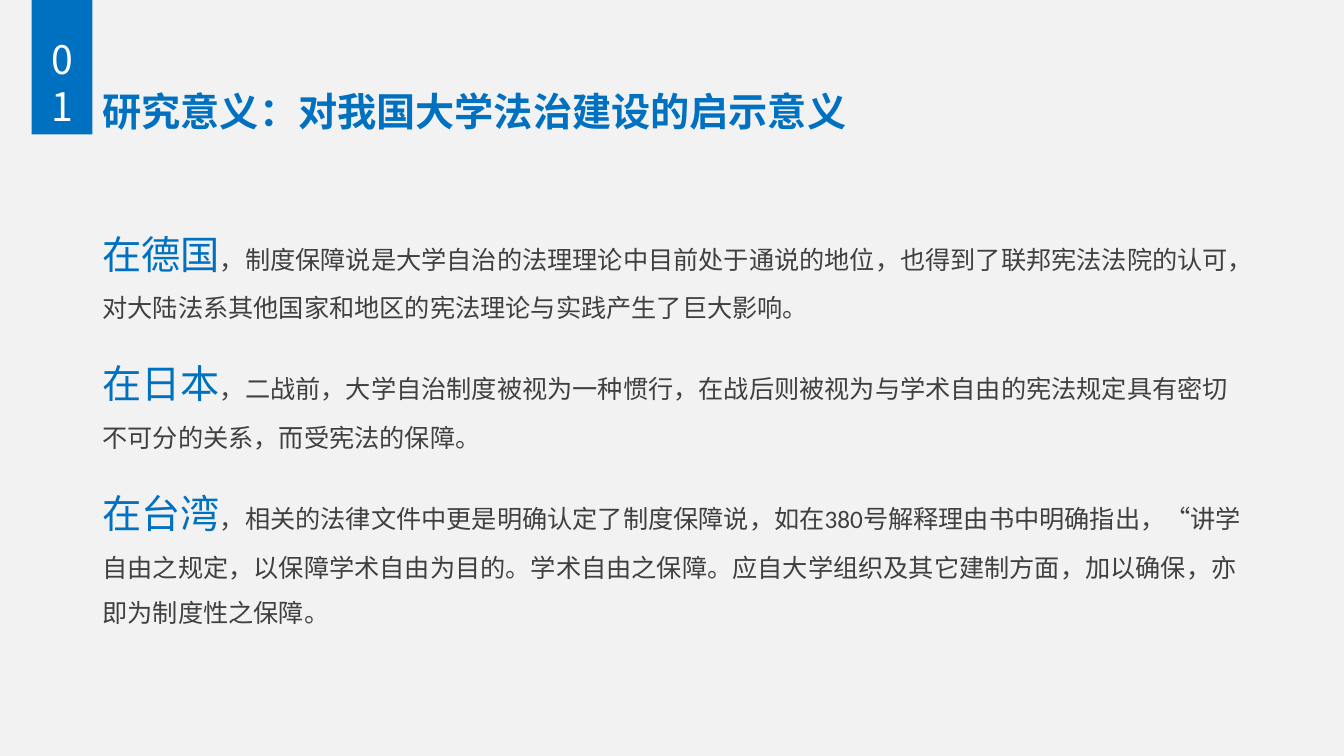
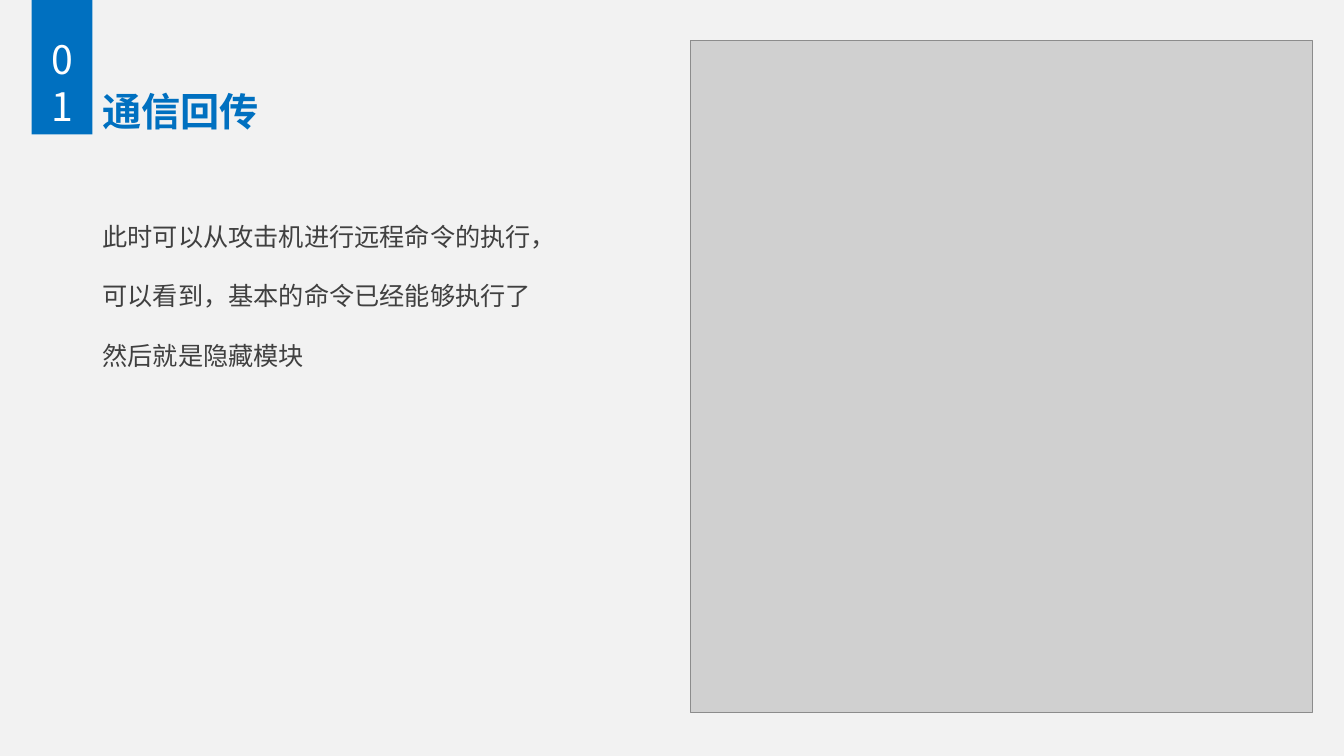
Before and after one commit to Alex0Young/AttackTools, a slide deck: slide 5 of report.pptx (slide 6 before the commit). Drawn at 1344x756 pixels with LibreOffice and Linux fonts; fonts in the diff are those of the drawing; grey boxes stand for pictures. Boxes give left, top, right and bottom in pixels: in the first picture for what was removed or moved away, otherwise in the second. Text is boxed around its words. In the diff, an @@ line names an element or a change of style, - is before the commit and + after.

```diff
--- a/report.pptx
+++ b/report.pptx
@@ picture added at <box>691,40,1313,713</box> @@
@@ title at <box>102,93,259,130</box>: text changed; font Calibri to Times New Roman @@
-研究意义：对我国大学法治建设的启示意义
+通信回传
@@ text at <box>102,225,556,367</box>: text changed; font Calibri to Times New Roman @@
-在德国，制度保障说是大学自治的法理理论中目前处于通说的地位，也得到了联邦宪法法院的认可，对大陆法系其他国家和地区的宪法理论与实践产生了巨大影响。
-在日本，二战前，大学自治制度被视为一种惯行，在战后则被视为与学术自由的宪法规定具有密切不可分的关系，而受宪法的保障。
-在台湾，相关的法律文件中更是明确认定了制度保障说，如在380号解释理由书中明确指出，“讲学自由之规定，以保障学术自由为目的。学术自由之保障。应自大学组织及其它建制方面，加以确保，亦即为制度性之保障。
+此时可以从攻击机进行远程命令的执行，
+可以看到，基本的命令已经能够执行了
+然后就是隐藏模块
```
Also in this commit, not shown: 1 other slide changed, 1 slide added, 1 slide removed.
